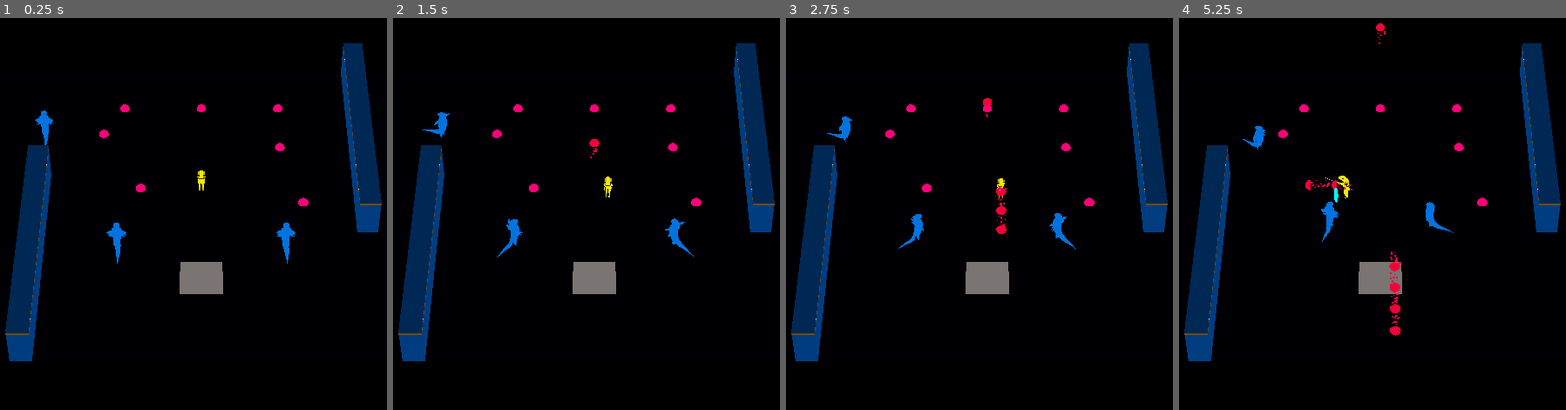
Above: before the commit, frames 1-4 (left to right).
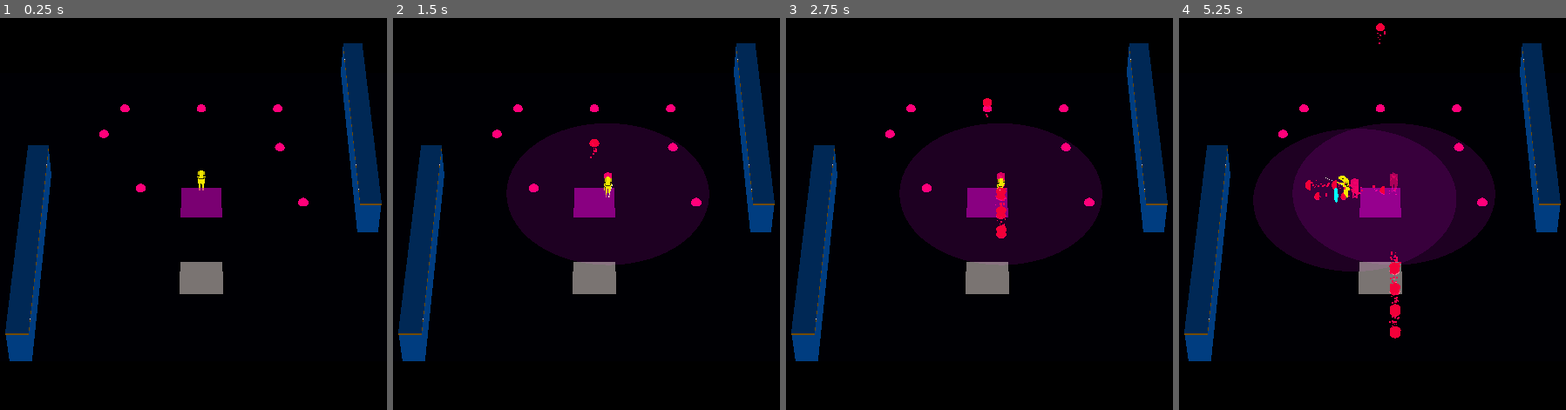
Above: after the commit, the same moments.

Repository: ralabate/30ddl
Game: Godot game, scene res://level/levels/empty_level.tscn
Two runs of this game, one before a commit and one after it. Both use one fixed random seed, a clock stepped at 60 frames per second and the inputs below. This scene is started directly instead of the project's main scene.
Inputs:
- Up to frame 1 (0.25 s): no input
- Up to frame 2 (1.5 s): tap Enter (ui_accept) at 0.5 s; hold Right (ui_right) 0.53-1.28 s; hold Enter (ui_accept) 0.53-1.28 s; hold Down (ui_down) from 1.28 s (still down); tap A (player_mine) at 1.35 s
- Up to frame 3 (2.75 s): tap Enter (ui_accept) at 1.52, 1.55, 1.82 s; release Down (ui_down) at 2.03 s; hold Right (ui_right) from 2.03 s (still down); hold Enter (ui_accept) from 2.03 s (still down)
- Up to frame 4 (5.25 s): release Right (ui_right) at 2.78 s; release Enter (ui_accept) at 2.78 s; hold Up (ui_up) 2.78-3.53 s; tap A (player_mine) at 2.85, 4.35 s; tap Enter (ui_accept) at 3.02, 3.05, 3.32, 3.5, 4.52, 4.55, 4.82 s; hold Enter (ui_accept) 3.53-4.28 s; hold Left (ui_left) 3.53-5.03 s; hold Down (ui_down) from 5.03 s (still down); hold Enter (ui_accept) from 5.03 s (still down)

The runs differ from the first frame. In frame 1, 1.3% of the frame differs, in the area x 9-77%, y 23-63%; in frame 2, 15%; in frame 3, 15%; in frame 4, 18%, in the area x 16-82%, y 26-82%.
Error in both runs: Invalid access of index '1' on a base object of type: 'Array[Dictionary]'. (res://common/log.gd:9)

Commit message:
the decoy can now mimic the player's shots

Diff:
--- a/gauntlet/level/level.gd
+++ b/gauntlet/level/level.gd
@@ -30,12 +30,14 @@
 	player = player_template.instantiate()
 	add_child(player)
 	player.position = player_spawner.global_position
-	player.shoot.connect(_on_player_shoot)
+	player.bullet_spawned.connect(_on_player_spawned_bullet)
 	player.mine_spawned.connect(_on_player_spawned_mine)
 	player.decoy_spawned.connect(_on_player_spawned_decoy)
 	player.phasing_toggled.connect(_on_player_toggled_phasing)
 	player.death.connect(_on_player_died)
 	player.done_winning.connect(_on_player_done_winning)
+
+	player.add_egg()
 
 
 func configure_badguy(badguy: Node3D) -> void:
@@ -78,7 +80,7 @@
 		player.queue_free()
 
 
-func _on_player_shoot(bullet: Node3D, rotation: Vector3, location: Vector3):
+func _on_player_spawned_bullet(bullet: Node3D, rotation: Vector3, location: Vector3):
 	add_child(bullet)
 	bullet.look_at(rotation)
 	bullet.position = location
@@ -98,6 +100,8 @@
 
 func _on_player_spawned_decoy(decoy: Node3D, location: Vector3):
 	decoy.done.connect(_on_decoy_is_done)
+	decoy.bullet_spawned.connect(_on_decoy_spawned_bullet)
+	player.bullet_spawned.connect(decoy._on_player_spawned_bullet)
 	add_child(decoy)
 	decoy.position = location
 
@@ -122,6 +126,12 @@
 		if affected != null and is_queued_for_deletion() == false\
 		and affected.is_in_group("badguys"):
 			affected.target = player
+
+
+func _on_decoy_spawned_bullet(bullet: Node3D, rotation: Vector3, location: Vector3):
+	add_child(bullet)
+	bullet.look_at(rotation)
+	bullet.position = location
 
 
 func _on_spawned_badguy(badguy: Node3D, position: Vector3) -> void:
--- a/gauntlet/level/levels/empty_level.tscn
+++ b/gauntlet/level/levels/empty_level.tscn
@@ -4,7 +4,7 @@
 [ext_resource type="PackedScene" uid="uid://ce84xhnoym281" path="res://level/levels/playfield_0.tscn" id="2_lvwwe"]
 [ext_resource type="PackedScene" uid="uid://dtjgi7fn2nfx1" path="res://player/stores/mine_store.tscn" id="3_53vyl"]
 [ext_resource type="PackedScene" uid="uid://bb66s3pjp42pv" path="res://player/power_pill.tscn" id="4_lvwwe"]
-[ext_resource type="PackedScene" uid="uid://dysqmwq3wem2k" path="res://badguys/badguy.tscn" id="5_mb677"]
+[ext_resource type="PackedScene" uid="uid://c6vwteww0n5oa" path="res://player/stores/decoy_store.tscn" id="5_mb677"]
 
 [sub_resource type="Environment" id="Environment_h2yge"]
 background_mode = 1
@@ -49,13 +49,6 @@
 [node name="PowerPill3" parent="." instance=ExtResource("4_lvwwe")]
 transform = Transform3D(1, 0, 0, 0, 1, 0, 0, 0, 1, -4, 0, -7)
 
-[node name="Badguy" parent="." instance=ExtResource("5_mb677")]
-transform = Transform3D(1, 0, 0, 0, 1, 0, 0, 0, 1, 4, 1, 3)
-
-[node name="Badguy2" parent="." instance=ExtResource("5_mb677")]
-transform = Transform3D(1, 0, 0, 0, 1, 0, 0, 0, 1, -4, 1, 3)
-
-[node name="Badguy3" parent="." instance=ExtResource("5_mb677")]
-transform = Transform3D(1, 0, 0, 0, 1, 0, 0, 0, 1, -8, 1, -5)
+[node name="Store2" parent="." instance=ExtResource("5_mb677")]
 
 [editable path="ModularLevel"]
--- a/gauntlet/player/decoy.gd
+++ b/gauntlet/player/decoy.gd
@@ -2,7 +2,9 @@
 
 
 signal done(affected_list: Array[Node3D])
+signal bullet_spawned(bullet: Node3D, direction: Vector3, location: Vector3)
 
+var bullet_template = preload("res://player/bullet.tscn")
 var baduy_list: Array[Node3D] = []
 
 
@@ -11,12 +13,24 @@
 	body_entered.connect(_on_body_entered)
 
 
+func finished() -> void:
+	done.emit(baduy_list)
+	queue_free()
+
+
 func _on_body_entered(body: Node3D) -> void:
 	if body.is_in_group("badguys"):
 		body.target = self
 		baduy_list.append(body)
 
 
-func finished() -> void:
-	done.emit(baduy_list)
-	queue_free()
+func _on_player_spawned_bullet(
+	bullet: Node3D,
+	direction: Vector3,
+	location: Vector3
+) -> void:
+	bullet_spawned.emit(
+		bullet_template.instantiate(),
+		direction,
+		position
+	)
--- a/gauntlet/player/player.gd
+++ b/gauntlet/player/player.gd
@@ -2,7 +2,7 @@
 class_name Player
 
 
-signal shoot(bullet: Node3D, direction: Vector3, location: Vector3)
+signal bullet_spawned(bullet: Node3D, direction: Vector3, location: Vector3)
 signal mine_spawned(mine: Node3D, location: Vector3)
 signal decoy_spawned(decoy: Node3D, location: Vector3)
 signal phasing_toggled(on: bool)
@@ -66,7 +66,7 @@
 
 	# Shooting
 	if Input.is_action_pressed("ui_accept") and can_shoot:
-		shoot.emit(
+		bullet_spawned.emit(
 			bullet_template.instantiate(),
 			shot_direction,
 			transform.origin + transform.basis.z * 0.2
@@ -128,7 +128,7 @@
 		Log.info("Activating powerup ID: [%s]" % [id])
 
 
-func add_powerpill() -> void:
+func add_egg() -> void:
 	egg_inventory.add_egg()
 
 
--- a/gauntlet/player/power_pill.gd
+++ b/gauntlet/player/power_pill.gd
@@ -25,6 +25,6 @@
 func _on_body_entered(body: Node3D) -> void:
 	if body.is_in_group("player"):
 		var player = body as Player
-		player.add_powerpill()
+		player.add_egg()
 
 	queue_free()
